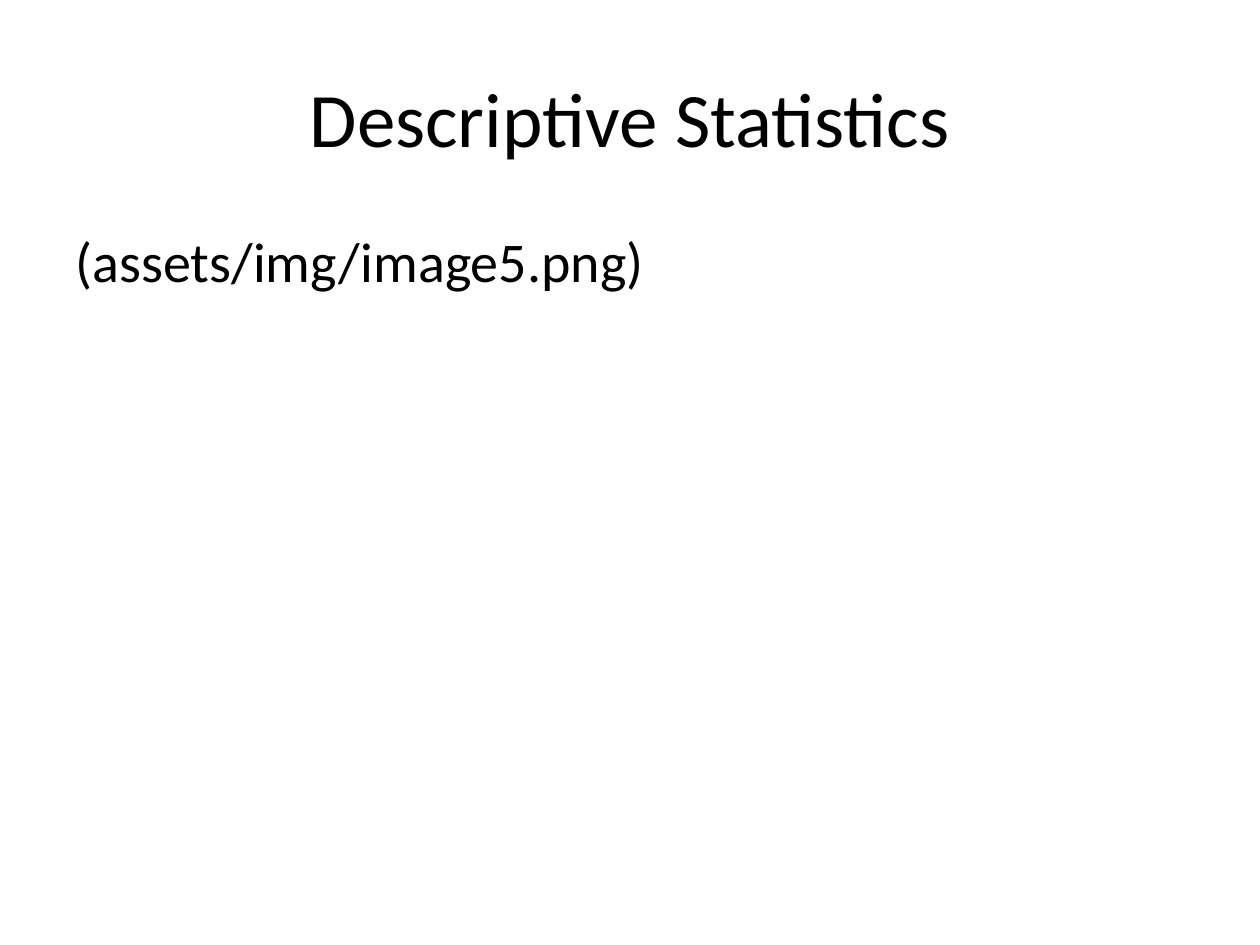
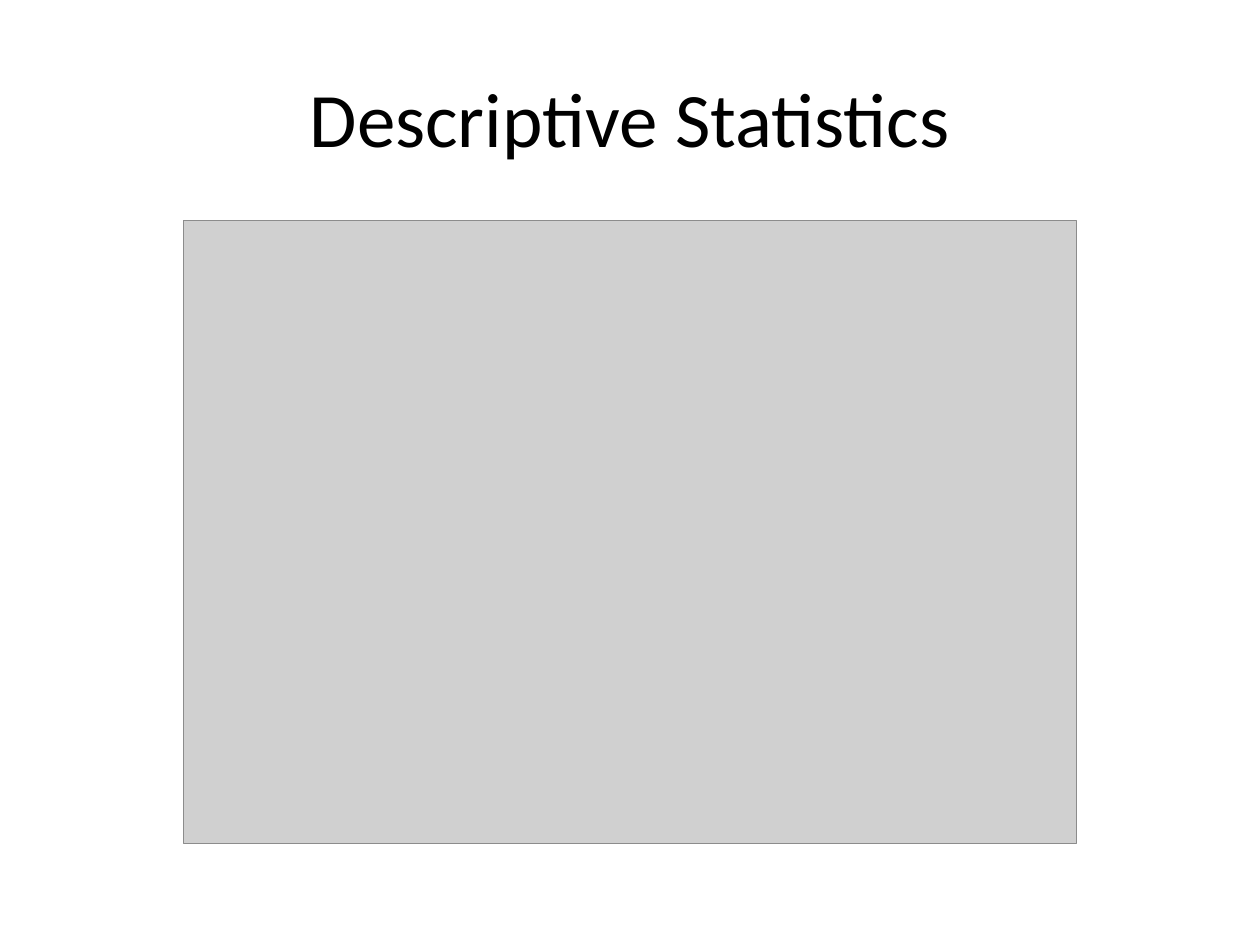
Before and after one commit to classes-medb/5510, a slide deck: slide 19 of src/video-08-descriptive-statistics.pptx. Drawn at 1260x945 pixels with LibreOffice and Linux fonts; fonts in the diff are those of the drawing; grey boxes stand for pictures. Boxes give left, top, right and bottom in pixels: in the first picture for what was removed or moved away, otherwise in the second. Text is boxed around its words. In the diff, an @@ line names an element or a change of style, - is before the commit and + after.

Commit message:
Added images to videos 8-13

```diff
--- a/src/video-08-descriptive-statistics.pptx
+++ b/src/video-08-descriptive-statistics.pptx
@@ picture added at [184,220,1076,843] @@
@@ text removed at [76,241,644,292] @@
-(assets/img/image5.png)
```
Also in this commit, not shown: 6 other slides changed, 2 slides added, 2 slides removed, 11 other files.
